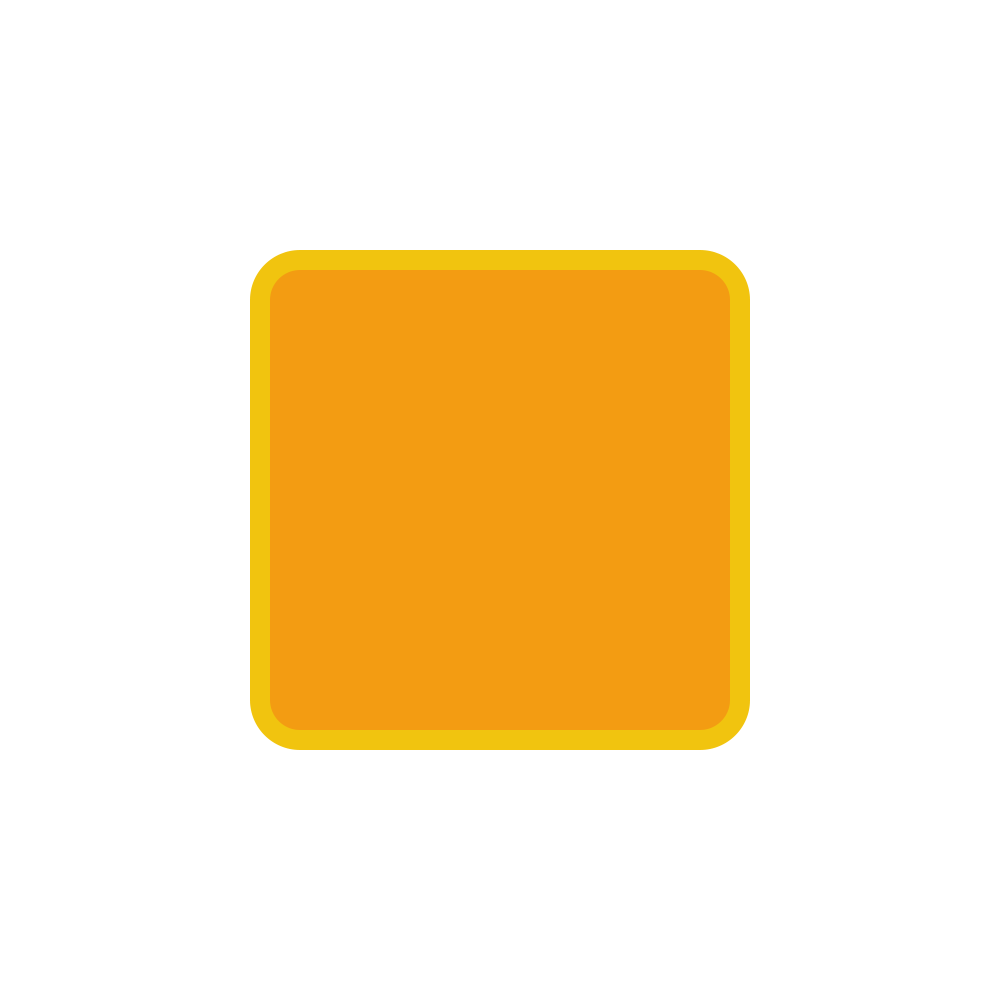
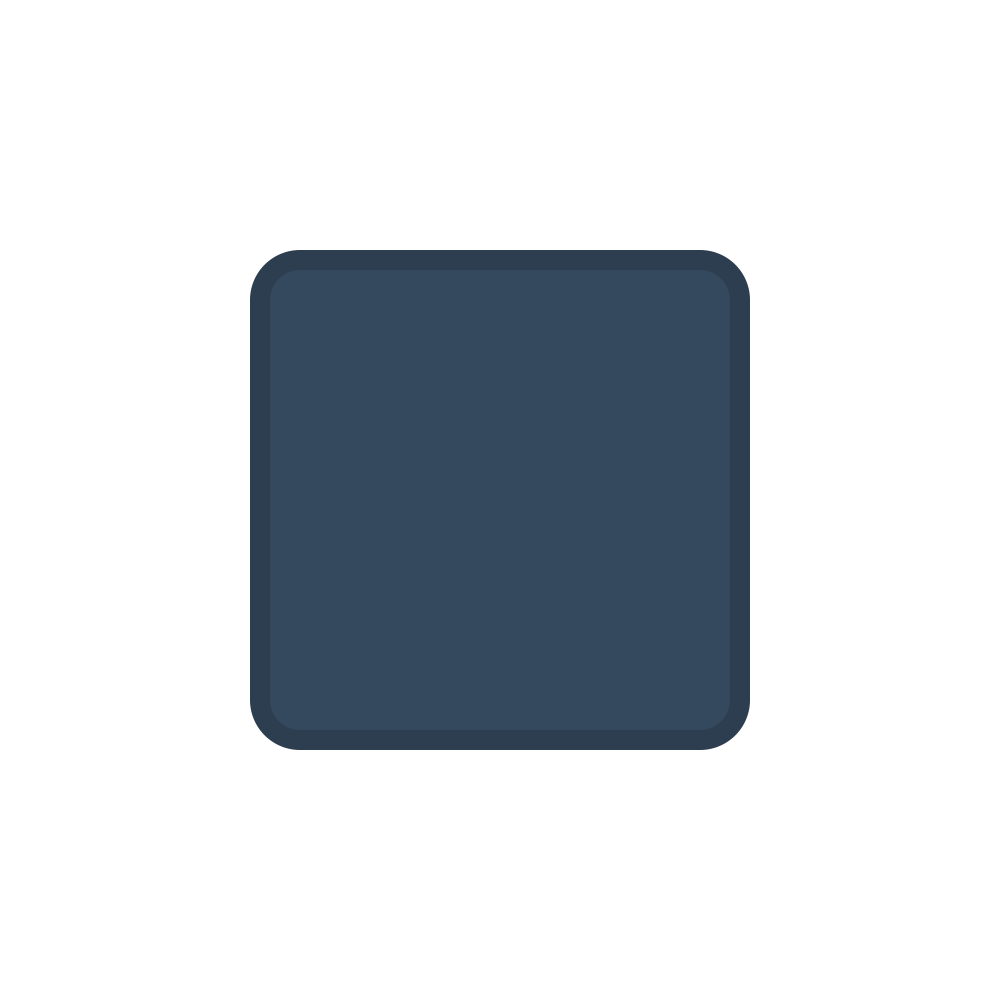
Layers edited between the first and the second w=1000, h=1000 image:
added layer "Block Big" in group "Environment" over (250, 250, 750, 750)
hid "Item" over (250, 250, 750, 750)
